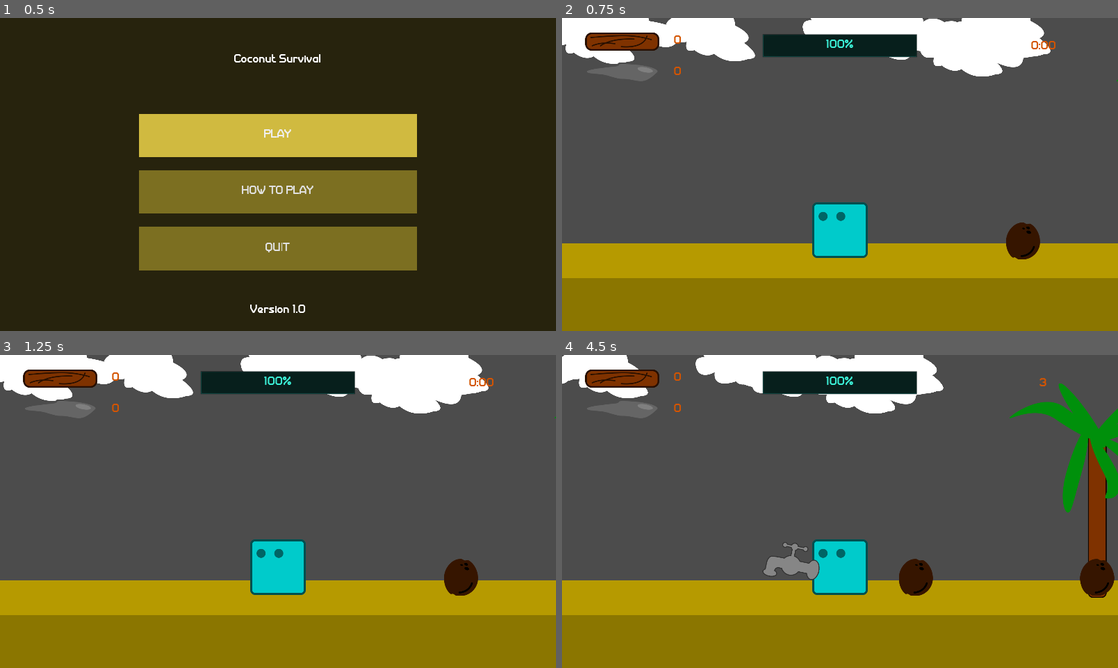
Above: before the commit, frames 1-4 (two rows, left to right).
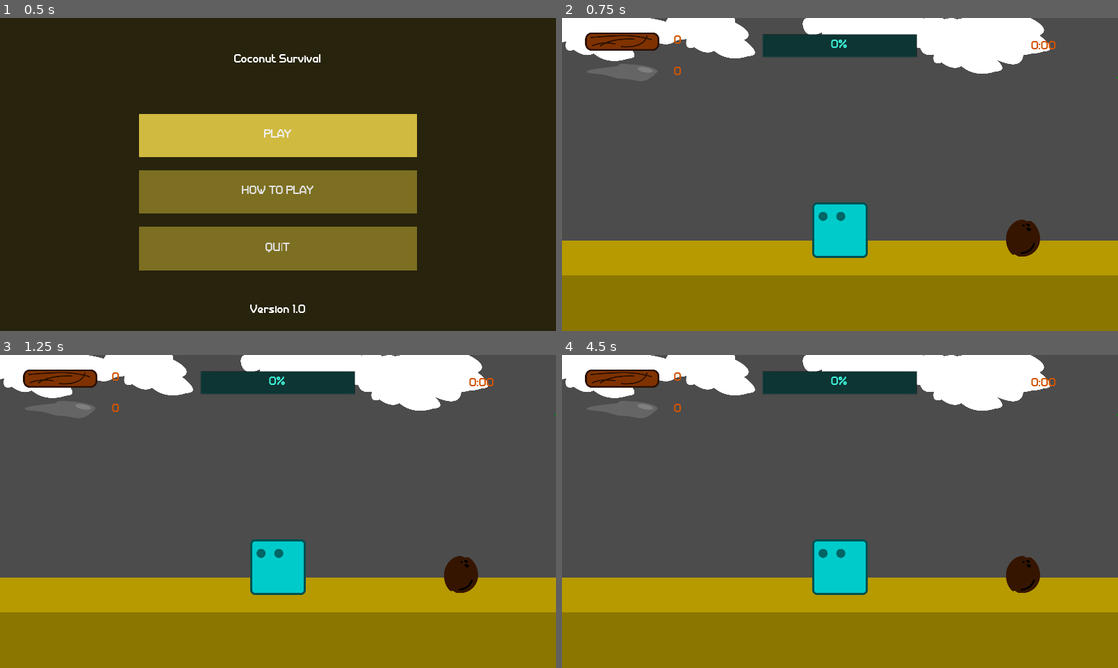
Above: after the commit, the same moments.

Repository: AlixBarreaux/coconut-survival
Game: Godot game, scene res://GUI/Main Menu/MainMenu.tscn
Two runs of this game, one before a commit and one after it. Both use one fixed random seed, a clock stepped at 60 frames per second and the inputs below. Sound files missing from this copy of the repository are replaced by a short silence.
Inputs:
- Up to frame 1 (0.5 s): no input
- Up to frame 2 (0.75 s): click "PLAY" at 0.5 s
- Up to frame 3 (1.25 s): no input
- Up to frame 4 (4.5 s): tap Enter at 1.25 s; hold D (move_right) 1.28-2.03 s; tap Space (attack) at 1.35, 2.1, 3.05, 3.8, 4.35 s; hold Q (move_left) 2.03-2.78 s; hold D (move_right) 2.78-4.28 s; tap A (build_spike) at 2.85 s; tap E (build_wall) at 3.6 s; hold Q (move_left) from 4.28 s (still down)

Frame 1 is identical in both runs. In frame 2, 2.7% of the frame differs, in the area x 0-100%, y 0-84%; in frame 3, 2.7%; in frame 4, 13%.
Error after the commit: Parse Error: Expected an indented block after "else". (res://Creatures/Player/Player.gd:228)

Commit message:
Comment a bunch of print statements

Diff:
--- a/Buildings/Spike.gd
+++ b/Buildings/Spike.gd
@@ -16,7 +16,7 @@
 func deplete_current_health(value : int) -> void:
 	current_health -= value
 	check_if_alive()
-	print("Spike ", self.name, " took damage!")
+#	print("Spike ", self.name, " took damage!")
 
 
 func check_if_alive() -> void:
--- a/Creatures/Enemies/Flame/Flame.gd
+++ b/Creatures/Enemies/Flame/Flame.gd
@@ -107,7 +107,7 @@
 
 func _on_HitTimer_timeout():
 	damage_entity()
-	print("FIRE: TAKE THAT!")
+#	print("FIRE: TAKE THAT!")
 
 
 func _on_HitBox_body_exited(body : PhysicsBody2D) -> PhysicsBody2D:
@@ -119,20 +119,20 @@
 # Attack building
 func _on_BuildingHitTimer_timeout() -> void:
 	randomize_current_damage()
-	print("Building hit timer timeout! Damage to be sent: ", current_damage)
+#	print("Building hit timer timeout! Damage to be sent: ", current_damage)
 
 #	Events.emit_signal("damage_building", current_damage)
 
 
 func _on_BuildingDetector_body_entered(body : PhysicsBody2D) -> PhysicsBody2D:
-	print("FLAME AREA HAS BEEN ENTERED: ", body.name)
+#	print("FLAME AREA HAS BEEN ENTERED: ", body.name)
 	if not "Ground" in body.name:
 		$BuildingHitTimer.start()
 	return body
 
 
 func _on_BuildingDetector_body_exited(body : PhysicsBody2D) -> PhysicsBody2D:
-	print("FLAME AREA HAS BEEN EXITED: ", body.name)
+#	print("FLAME AREA HAS BEEN EXITED: ", body.name)
 	$BuildingHitTimer.stop()
 	return body
 
@@ -142,7 +142,7 @@
 func _on_BuildingDetector_area_entered(area : Area2D) -> Area2D:
 	if not "Faucet" in area.name:
 		buildings_in_range.append(area)
-		print("An Area2D entered flame building detector: ", area.name)
+#		print("An Area2D entered flame building detector: ", area.name)
 		area.deplete_current_health(25)
 		self.is_taking_spike_damage = true
 		$HurtTimer.start()
@@ -155,7 +155,7 @@
 		if area in buildings_in_range:
 			body_to_remove = buildings_in_range.find(area)
 			buildings_in_range.remove(body_to_remove)
-		print("An Area2D exited flame building detector: ", area.name)
+#		print("An Area2D exited flame building detector: ", area.name)
 		$HurtTimer.stop()
 	return area
 
--- a/Creatures/Player/Player.gd
+++ b/Creatures/Player/Player.gd
@@ -165,7 +165,7 @@
 func deplete_current_health(value : int) -> void:
 	current_health -= value
 	$CanvasLayer/Control/HealthBar.value = current_health
-	print("PLAYER HURT!")
+#	print("PLAYER HURT!")
 
 	# Clamp between 0 and max_health so that the player doesn't
 	# have less current_health than 0
@@ -183,7 +183,7 @@
 
 
 func die() -> void:
-	print("The player is dead!")
+#	print("The player is dead!")
 	$AnimationPlayer.play("die")
 	yield(get_tree().create_timer(3.5), "timeout")
 	Events.emit_signal("send_score", time_survived)
@@ -212,17 +212,17 @@
 
 func _on_ItemPickupZone_body_entered(body : PhysicsBody2D) -> void:
 	if "Coconut" in body.name:
-		print("Coconut picked up!")
+#		print("Coconut picked up!")
 		if self.current_health >= self.max_health:
-			print("Coconut not picked since the health bar is full")
+#			print("Coconut not picked since the health bar is full")
 			return
 		$Coconut.play()
 		# Replenish some health
 		replenish_current_health(body.get_health_replenish_value())
-		print("Current health is now: ", current_health)
+#		print("Current health is now: ", current_health)
 		body.queue_free()
 	else:
-		print("Another item has been picked up in player: ", body.name)
+#		print("Another item has been picked up in player: ", body.name)
 
 
 func deplete_stone_amount(value : int) -> void:
--- a/GUI/Pause Menu/PauseMenu.gd
+++ b/GUI/Pause Menu/PauseMenu.gd
@@ -30,7 +30,7 @@
 
 
 func _on_QuitToMainMenuButton_pressed() -> void:
-	print("Quit to main menu button clicked!")
+#	print("Quit to main menu button clicked!")
 	get_tree().paused = false
 	get_tree().change_scene(main_menu_scene_path)
 	return
--- a/HeldItem/Axe/Axe.gd
+++ b/HeldItem/Axe/Axe.gd
@@ -25,7 +25,7 @@
 		$AnimationPlayer.play(choosen_animation)
 #		$AnimationPlayer.call_deferred("play", choosen_animation)
 		collided_body = body
-		print("Entered! Collided body: ", collided_body.name)
+#		print("Entered! Collided body: ", collided_body.name)
 
 
 var collided_body
@@ -33,17 +33,17 @@
 		self.hide()
 		$AnimationPlayer.stop()
 		collided_body = -1
-		print("Exited! Body is now null.")
+#		print("Exited! Body is now null.")
 
 
 func _on_AnimationPlayer_animation_started(anim_name):
-	print("Axe started animation: ", anim_name)
+#	print("Axe started animation: ", anim_name)
 	return anim_name
 
 
 
 func _on_AnimationPlayer_animation_finished(anim_name):
-	print("Axe has finished animation: ", anim_name)
+#	print("Axe has finished animation: ", anim_name)
 	$AnimationPlayer.play(choosen_animation)
 	Events.emit_signal("tree_cut")
 	collided_body.on_tree_cut()
--- a/HeldItem/Faucet/Faucet.gd
+++ b/HeldItem/Faucet/Faucet.gd
@@ -34,7 +34,8 @@
 		self.show()
 		$AnimationPlayer.play(choosen_animation)
 	else:
-		print("You cannot attack right now!")
+#		print("You cannot attack right now!")
+		pass
 
 
 func hide_item() -> void:
--- a/HeldItem/Pickaxe/Pickaxe.gd
+++ b/HeldItem/Pickaxe/Pickaxe.gd
@@ -21,12 +21,12 @@
 
 
 func _on_Pickaxe_body_entered(body : PhysicsBody2D) -> void:
-	print(body.name)
+#	print(body.name)
 	if "StonePile" in body.name:
 		self.show()
 		$AnimationPlayer.play(choosen_animation)
 		collided_body = body
-		print("Entered! Collided body: ", collided_body.name)
+#		print("Entered! Collided body: ", collided_body.name)
 
 
 var collided_body
@@ -34,16 +34,16 @@
 		self.hide()
 		$AnimationPlayer.stop()
 		collided_body = -1
-		print("Exited! Body is now null.")
+#		print("Exited! Body is now null.")
 
 
 func _on_AnimationPlayer_animation_started(anim_name):
-	print("Pickaxe has started animation: ", anim_name)
+#	print("Pickaxe has started animation: ", anim_name)
 	return anim_name
 
 
 func _on_AnimationPlayer_animation_finished(anim_name):
-	print("Pickaxe finished animation: ", anim_name)
+#	print("Pickaxe finished animation: ", anim_name)
 	$AnimationPlayer.play(choosen_animation)
 	Events.emit_signal("stone_pile_mined")
 	collided_body.on_stone_pile_mined()
--- a/Mechanics/Enemies.gd
+++ b/Mechanics/Enemies.gd
@@ -20,12 +20,12 @@
 func spawn_enemies(side : int) -> void:
 	var enemy_instance = ENEMY_PRELOAD.instance()
 	if side == 0:
-		print("The enemy in node Enemies will spawn left!")
+#		print("The enemy in node Enemies will spawn left!")
 		enemy_instance.global_position = spawn_positions[0]
 		# Move right
 		enemy_instance.current_direction = 1
 	else:
-		print("The enemy in node Enemies will spawn right!")
+#		print("The enemy in node Enemies will spawn right!")
 		enemy_instance.global_position = spawn_positions[1]
 		# Move left
 		enemy_instance.current_direction = 0
@@ -33,7 +33,7 @@
 
 
 	self.add_child(enemy_instance)
-	print(enemy_instance)
+#	print(enemy_instance)
 
 
 #	self.add_child(enemy)
